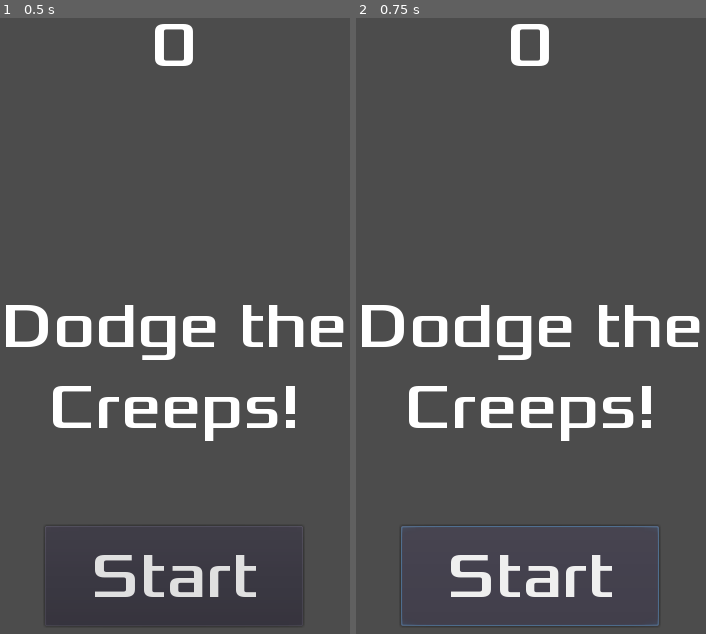
Above: before the commit, frames 1-2 (left to right).
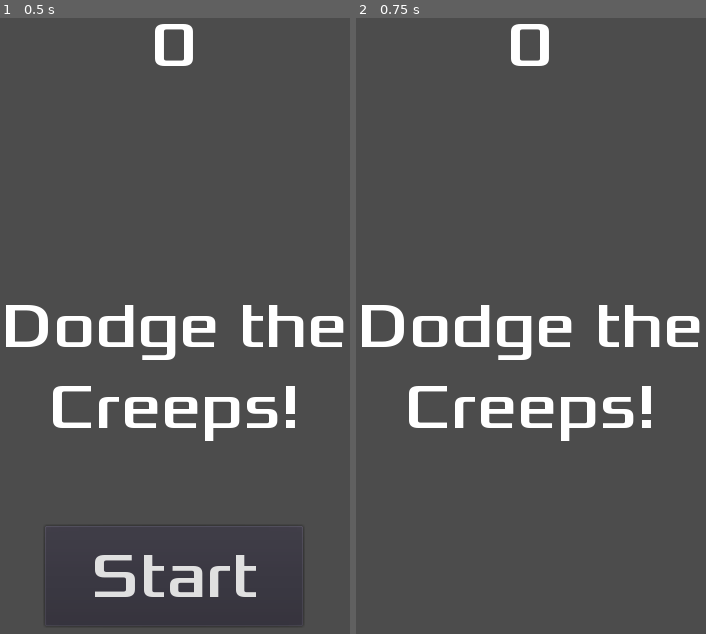
Above: after the commit, the same moments.

Repository: liggiorgio/dodge-the-creeps
Game: Godot game, scene res://HUD.tscn
Two runs of this game, one before a commit and one after it. Both use one fixed random seed, a clock stepped at 60 frames per second and the inputs below. The project has no main scene, so this scene is started directly.
Inputs:
- Up to frame 1 (0.5 s): no input
- Up to frame 2 (0.75 s): click "Start" at 0.5 s

Frame 1 is identical in both runs. In frame 2, 1.7% of the frame differs, in the area x 12-87%, y 82-99%.

Commit message:
Add HUD script

Diff:
--- /dev/null
+++ b/HUD.gd
@@ -0,0 +1,37 @@
+extends CanvasLayer
+
+
+signal start_game
+
+
+func _ready():
+	pass # Replace with function body.
+
+
+func show_message(text):
+	$Message.text = text
+	$Message.show()
+	$MessageTimer.start()
+
+
+func show_game_over():
+	show_message("Game Over")
+	yield($MessageTimer, "timeout")
+
+	$Message.text = "Dodge the Creeps!"
+	$Message.show()
+	yield(get_tree().create_timer(1), "timeout")
+	$StartButton.show()
+
+
+func update_score(score):
+	$ScoreLabel.text = str(score)
+
+
+func _on_StartButton_pressed():
+	$StartButton.hide()
+	emit_signal("start_game")
+
+
+func _on_MessageTimer_timeout():
+	$Message.hide()
--- a/HUD.tscn
+++ b/HUD.tscn
@@ -1,12 +1,14 @@
-[gd_scene load_steps=3 format=2]
+[gd_scene load_steps=4 format=2]
 
-[ext_resource path="res://dodge_assets/fonts/Xolonium-Regular.ttf" type="DynamicFontData" id=1]
+[ext_resource path="res://HUD.gd" type="Script" id=1]
+[ext_resource path="res://dodge_assets/fonts/Xolonium-Regular.ttf" type="DynamicFontData" id=2]
 
 [sub_resource type="DynamicFont" id=1]
 size = 64
-font_data = ExtResource( 1 )
+font_data = ExtResource( 2 )
 
 [node name="HUD" type="CanvasLayer"]
+script = ExtResource( 1 )
 
 [node name="ScoreLabel" type="Label" parent="."]
 anchor_right = 1.0
@@ -42,3 +44,6 @@
 [node name="MessageTimer" type="Timer" parent="."]
 wait_time = 2.0
 one_shot = true
+
+[connection signal="pressed" from="StartButton" to="." method="_on_StartButton_pressed"]
+[connection signal="timeout" from="MessageTimer" to="." method="_on_MessageTimer_timeout"]
